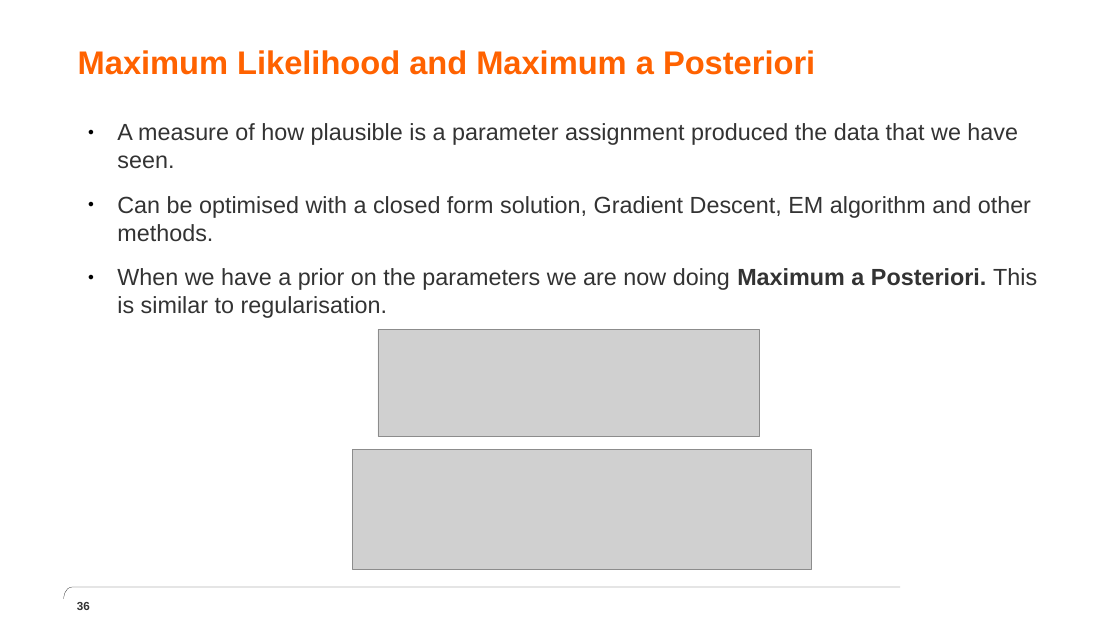
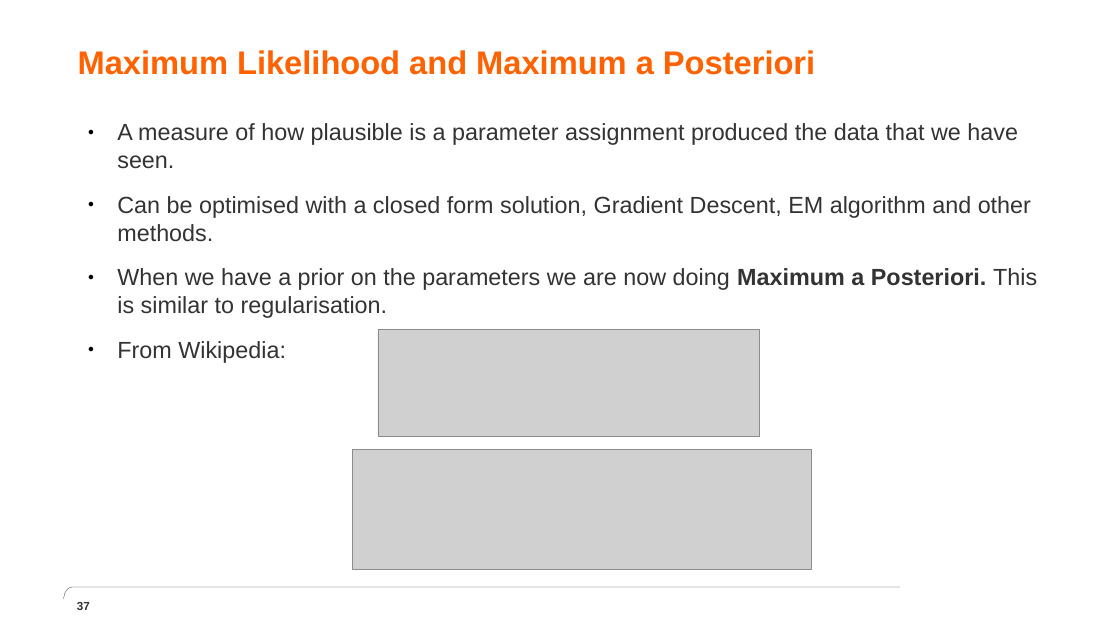
Before and after one commit to nawarhalabi/graphical_modeling, a slide deck: slide 37 of presentation.pptx (slide 36 before the commit). Drawn at 1120x630 pixels with LibreOffice and Linux fonts; fonts in the diff are those of the drawing; grey boxes stand for pictures; background and template pictures are left out. Boxes give left, top, right and bottom in pixels: in the first picture for what was removed or moved away, otherwise in the second. Text is boxed around its words. In the diff, an @@ line names an element or a change of style, - is before the commit and + after.

```diff
--- a/presentation.pptx
+++ b/presentation.pptx
@@ text at (117,341,286,363): paragraph added @@
+● From Wikipedia:
@@ page number at (77,602,90,610): text changed @@
-36
+37
```
Also in this commit, not shown: 7 other slides changed, 2 slides added, 1 other file.
